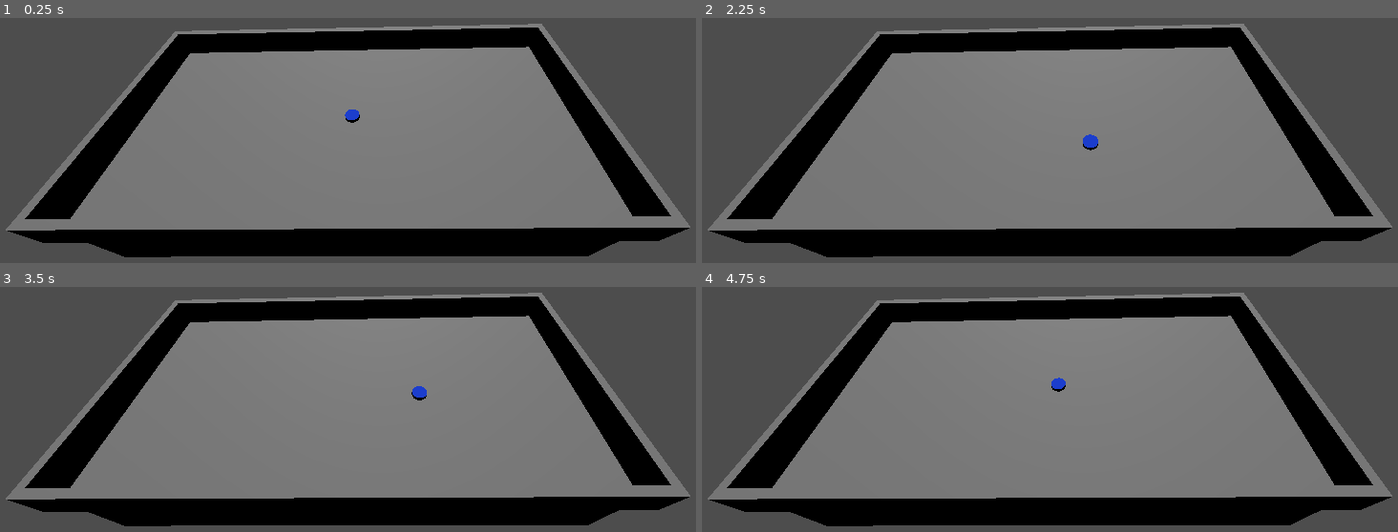
Above: before the commit, frames 1-4 (two rows, left to right).
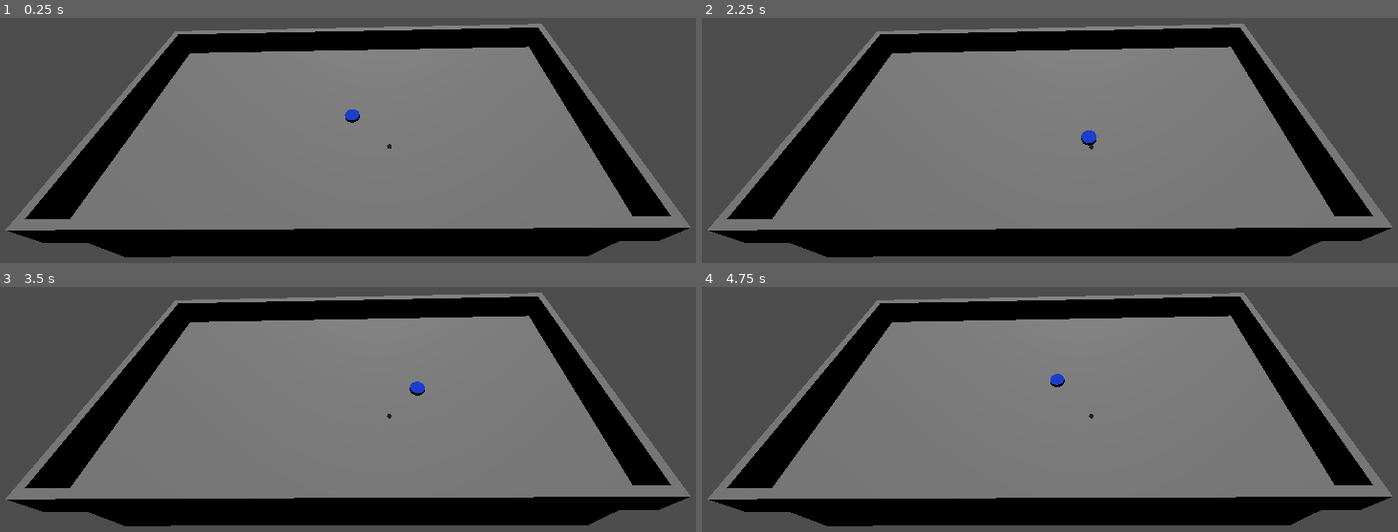
Above: after the commit, the same moments.

Repository: M-E-7/claude-hockey-game
Game: Godot game, scene res://root.tscn
The game is run twice, just before and just after one commit, with the same random seed, the same clock (stepped at 60 frames per second) and the same inputs.
Inputs:
- Up to frame 1 (0.25 s): no input
- Up to frame 2 (2.25 s): tap Enter (ui_accept) at 0.5, 0.77, 0.8, 1.07, 1.25, 1.35, 1.52, 1.82 s; hold Right (ui_right) 0.53-1.28 s; hold Space 0.53-1.28 s; hold Down (ui_down) 1.28-2.03 s; tap Space at 1.55 s; hold Right (ui_right) from 2.03 s (still down); hold Space from 2.03 s (still down)
- Up to frame 3 (3.5 s): tap Enter (ui_accept) at 2.3, 3.02, 3.32 s; release Right (ui_right) at 2.78 s; release Space at 2.78 s; hold Up (ui_up) from 2.78 s (still down); tap Space at 2.85 s
- Up to frame 4 (4.75 s): release Up (ui_up) at 3.53 s; hold Left (ui_left) from 3.53 s (still down); tap Enter (ui_accept) at 3.6, 3.77, 4.07, 4.52 s; tap Space at 4.35 s

The runs differ from the first frame. In frame 1, less than 0.1% of the frame differs, in the area x 55-57%, y 51-54%; in frame 2, 0.1%; in frame 3, 0.1%, in the area x 55-62%, y 38-54%; in frame 4, 0.1%.

Commit message:
Added puck & #1 picking up puck logic

Diff:
--- a/claude-hockey-game/root.tscn
+++ b/claude-hockey-game/root.tscn
@@ -1,7 +1,8 @@
-[gd_scene load_steps=3 format=3 uid="uid://cs3k7spxfljjb"]
+[gd_scene load_steps=4 format=3 uid="uid://cs3k7spxfljjb"]
 
 [ext_resource type="PackedScene" uid="uid://cydbya0ua8byt" path="res://scenes/entities/basic_level/basic_level.tscn" id="1_pq8q7"]
 [ext_resource type="PackedScene" uid="uid://cq3y222kuhhgt" path="res://scenes/entities/player/PlayerCharacter.tscn" id="2_pyidc"]
+[ext_resource type="PackedScene" uid="uid://bk8yay203w4v5" path="res://scenes/entities/puck/puck.tscn" id="3_puck"]
 
 [node name="Root" type="Node3D"]
 
@@ -16,3 +17,6 @@
 
 [node name="PlayerCharacter" parent="." instance=ExtResource("2_pyidc")]
 transform = Transform3D(1, 1.86265e-09, -9.31323e-10, 3.72529e-09, 1, -2.98023e-08, 1.86265e-09, 2.98023e-08, 1, 4.76837e-07, 1.90735e-06, 0)
+
+[node name="Puck" parent="." instance=ExtResource("3_puck")]
+transform = Transform3D(1, 0, 0, 0, 1, 0, 0, 0, 1, 5, 0.5, 5)
--- a/claude-hockey-game/scenes/entities/player/player_character.gd
+++ b/claude-hockey-game/scenes/entities/player/player_character.gd
@@ -2,15 +2,21 @@
 
 # Movement parameters
 @export var acceleration: float = 12.0
-# @export var max_speed: float = 8.0
 @export var max_speed: float = 15.0
 @export var friction: float = 0.15  # Ice friction (lower = more slippery)
-# @export var friction: float = 15
 @export var turn_speed: float = 3.0
+
+# Puck handling parameters
+@export var shoot_force: float = 25.0
+@export var pickup_range: float = 1.5
 
 # Physics
 var input_vector: Vector2
 var momentum_velocity: Vector3
+
+# Puck handling
+var has_puck: bool = false
+var held_puck: RigidBody3D = null
 
 func _ready():
 	# Initialize momentum
@@ -18,6 +24,7 @@
 
 func _physics_process(delta):
 	handle_input()
+	handle_puck_actions()
 	apply_movement(delta)
 	apply_friction(delta)
 	move_and_slide()
@@ -37,6 +44,12 @@
 
 	# Normalize diagonal movement
 	input_vector = input_vector.normalized()
+
+func handle_puck_actions():
+	# Shoot puck with spacebar
+	if Input.is_action_just_pressed("ui_accept") or Input.is_key_pressed(KEY_SPACE):
+		if has_puck and held_puck:
+			shoot_puck()
 
 func apply_movement(delta):
 	if input_vector != Vector2.ZERO:
@@ -68,3 +81,39 @@
 	# Prevent tiny movements (dead zone)
 	if momentum_velocity.length() < 0.1:
 		momentum_velocity = Vector3.ZERO
+
+# Puck handling methods
+func can_pickup_puck() -> bool:
+	return not has_puck
+
+func pickup_puck(puck: RigidBody3D):
+	if has_puck:
+		return
+
+	has_puck = true
+	held_puck = puck
+	print("Player picked up puck!")
+
+func release_puck():
+	has_puck = false
+	held_puck = null
+	print("Player released puck!")
+
+func shoot_puck():
+	if not has_puck or not held_puck:
+		return
+
+	# Calculate shoot direction based on player's movement or facing direction
+	var shoot_direction = Vector3.ZERO
+
+	# If player is moving, shoot in movement direction
+	if momentum_velocity.length() > 0.5:
+		shoot_direction = Vector3(momentum_velocity.x, 0, momentum_velocity.z).normalized()
+	else:
+		# Default shoot forward (negative Z in Godot)
+		shoot_direction = Vector3(0, 0, -1)
+
+	# Release and shoot the puck
+	held_puck.release_puck(shoot_direction, shoot_force)
+
+	print("Player shot the puck!")
--- /dev/null
+++ b/claude-hockey-game/scenes/entities/puck/Puck.tscn
@@ -0,0 +1,31 @@
+[gd_scene load_steps=5 format=3 uid="uid://dgojdbda1rngi"]
+
+[ext_resource type="Script" uid="uid://dlb0bslvhcin1" path="res://scenes/entities/puck/puck.gd" id="1_abc123"]
+
+[sub_resource type="StandardMaterial3D" id="StandardMaterial3D_puck"]
+albedo_color = Color(0.1, 0.1, 0.1, 1)
+
+[sub_resource type="CylinderMesh" id="CylinderMesh_puck"]
+material = SubResource("StandardMaterial3D_puck")
+top_radius = 0.3
+bottom_radius = 0.3
+height = 0.1
+
+[sub_resource type="CylinderShape3D" id="CylinderShape3D_puck"]
+height = 0.1
+radius = 0.3
+
+[node name="Puck" type="RigidBody3D"]
+mass = 0.16
+script = ExtResource("1_abc123")
+
+[node name="MeshInstance3D" type="MeshInstance3D" parent="."]
+mesh = SubResource("CylinderMesh_puck")
+
+[node name="CollisionShape3D" type="CollisionShape3D" parent="."]
+shape = SubResource("CylinderShape3D_puck")
+
+[node name="PickupArea" type="Area3D" parent="."]
+
+[node name="PickupCollision" type="CollisionShape3D" parent="PickupArea"]
+shape = SubResource("CylinderShape3D_puck")
--- /dev/null
+++ b/claude-hockey-game/scenes/entities/puck/puck.gd
@@ -0,0 +1,111 @@
+extends RigidBody3D
+
+# Puck physics parameters
+@export var ice_friction: float = 0.98  # Multiplier for velocity each frame (0.98 = 2% friction)
+@export var min_velocity_threshold: float = 0.1  # Stop moving below this speed
+@export var pickup_range: float = 1.5  # Distance for pickup
+
+var is_held: bool = false
+var holder: CharacterBody3D = null
+var pickup_area: Area3D
+
+func _ready():
+	# Set up the pickup area
+	pickup_area = $PickupArea
+	pickup_area.body_entered.connect(_on_pickup_area_entered)
+	pickup_area.body_exited.connect(_on_pickup_area_exited)
+
+	# Configure RigidBody properties for hockey puck physics
+	gravity_scale = 1.0
+	linear_damp = 0.1
+	angular_damp = 0.5
+
+	# Freeze Y rotation to keep puck flat
+	lock_rotation = true
+	axis_lock_angular_y = true
+
+func _physics_process(delta):
+	if not is_held:
+		apply_ice_friction()
+		check_for_pickup()
+	else:
+		follow_holder()
+
+func apply_ice_friction():
+	# Apply ice-like friction - gradually slow down
+	var current_velocity = linear_velocity
+
+	# Apply friction to horizontal movement
+	current_velocity.x *= ice_friction
+	current_velocity.z *= ice_friction
+
+	# Stop very small movements
+	if abs(current_velocity.x) < min_velocity_threshold:
+		current_velocity.x = 0
+	if abs(current_velocity.z) < min_velocity_threshold:
+		current_velocity.z = 0
+
+	linear_velocity = current_velocity
+
+func check_for_pickup():
+	# Get all bodies in pickup range
+	var bodies = pickup_area.get_overlapping_bodies()
+
+	for body in bodies:
+		if body.has_method("pickup_puck") and body.can_pickup_puck():
+			pickup_by_player(body)
+			break
+
+func pickup_by_player(player: CharacterBody3D):
+	if is_held:
+		return
+
+	is_held = true
+	holder = player
+
+	# Disable physics while held
+	freeze = true
+
+	# Tell the player they now have the puck
+	player.pickup_puck(self)
+
+func release_puck(shoot_direction: Vector3 = Vector3.ZERO, shoot_force: float = 0.0):
+	if not is_held:
+		return
+
+	is_held = false
+	freeze = false
+
+	# Tell the holder they no longer have the puck
+	if holder and holder.has_method("release_puck"):
+		holder.release_puck()
+
+	holder = null
+
+	# Apply shooting force if provided
+	if shoot_direction != Vector3.ZERO and shoot_force > 0.0:
+		# Ensure the puck stays on the ice (Y = 0 for direction)
+		shoot_direction.y = 0
+		shoot_direction = shoot_direction.normalized()
+
+		# Apply the force
+		linear_velocity = shoot_direction * shoot_force
+
+func follow_holder():
+	if holder == null:
+		release_puck()
+		return
+
+	# Position the puck in front of the player
+	var hold_offset = Vector3(0, 0.5, -1.5)  # In front and slightly up
+	var target_position = holder.global_position + holder.transform.basis * hold_offset
+
+	global_position = target_position
+
+func _on_pickup_area_entered(body):
+	# This is handled in check_for_pickup() for more control
+	pass
+
+func _on_pickup_area_exited(body):
+	# Optional: Handle when player moves away from puck
+	pass
Not shown, added: claude-hockey-game/scenes/entities/puck/puck.gd.uid
